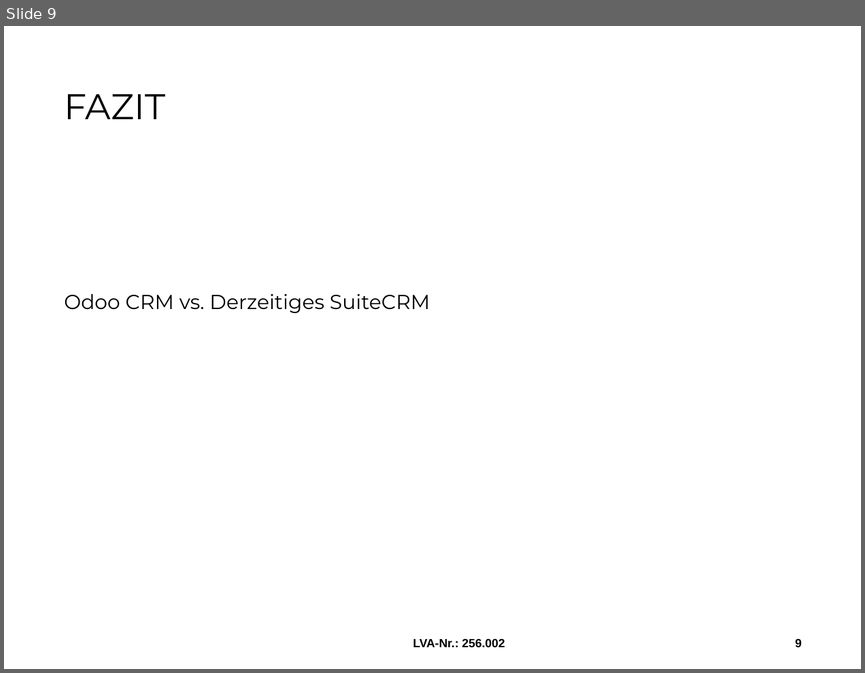
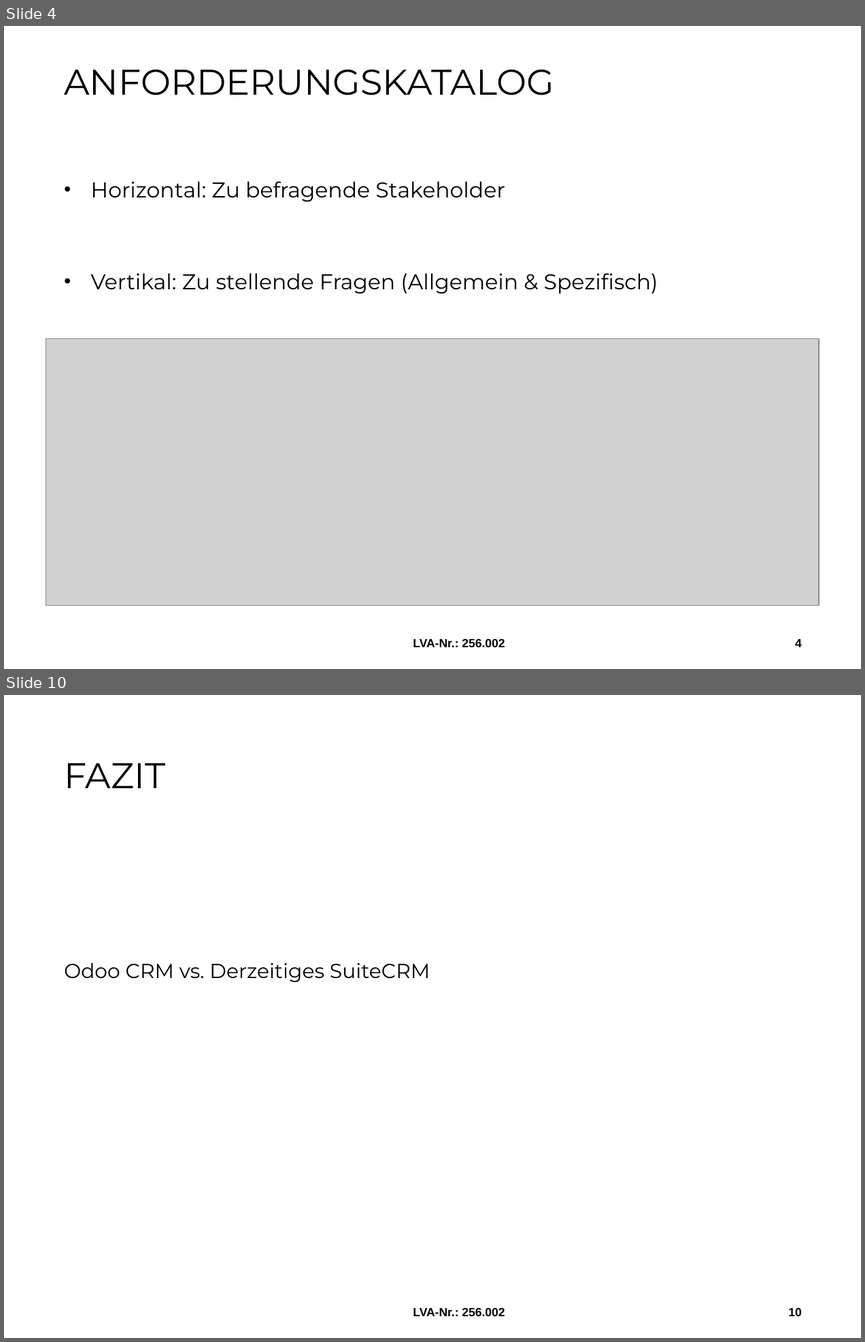
Before and after one commit to MilosTomic123/IT_Projekt_SS19, a slide deck: 2. Meilenstein.pptx. Shown one above the other, each under a label of ours: slide 9 before the commit, slides 4 and 10 after it; the slides between them are not shown. The pictures are 865x673 and 865x1342 pixels, drawn with LibreOffice and Linux fonts; fonts in the diff are those of the drawing; grey boxes stand for pictures; background and template pictures are left out. Boxes give left, top, right and bottom in pixels: in the first picture for what was removed or moved away, otherwise in the second. Text is boxed around its words. In the diff, an @@ line names an element or a change of style, - is before the commit and + after.

```diff
--- a/2. Meilenstein.pptx
+++ b/2. Meilenstein.pptx
@@ slide 4 added at box(4, 26, 861, 669), background #FFFFFF @@
@@ title added at box(64, 70, 554, 95), 30 pt, text #000000 @@
+ANFORDERUNGSKATALOG
@@ text added at box(91, 181, 658, 294), 18 pt, text #000000 @@
+• Horizontal: Zu befragende Stakeholder
+• Vertikal: Zu stellende Fragen (Allgemein & Spezifisch)
@@ picture added at box(46, 339, 819, 605) @@
@@ text added at box(413, 638, 504, 647), 10 pt, text #000000, bold @@
+LVA-Nr.: 256.002
@@ page number added at box(795, 639, 802, 647), 10 pt, text #000000, bold @@
+4
@@ what was slide 9 is now slide 10 @@
@@ page number at box(788, 1307, 801, 1316): text changed @@
-9
+10
```
Also in this commit, not shown: 9 slides changed, 4 other slides added, 2 other files.
